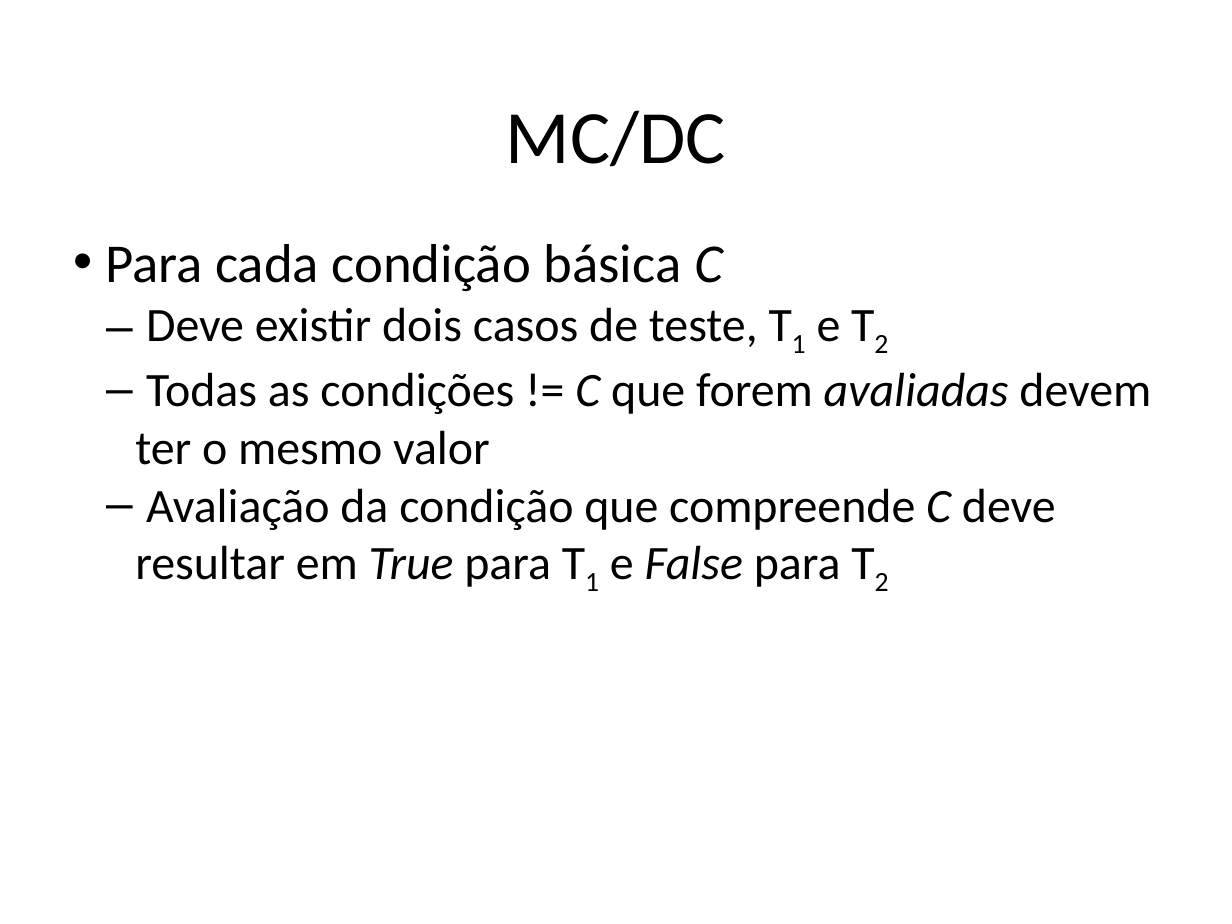
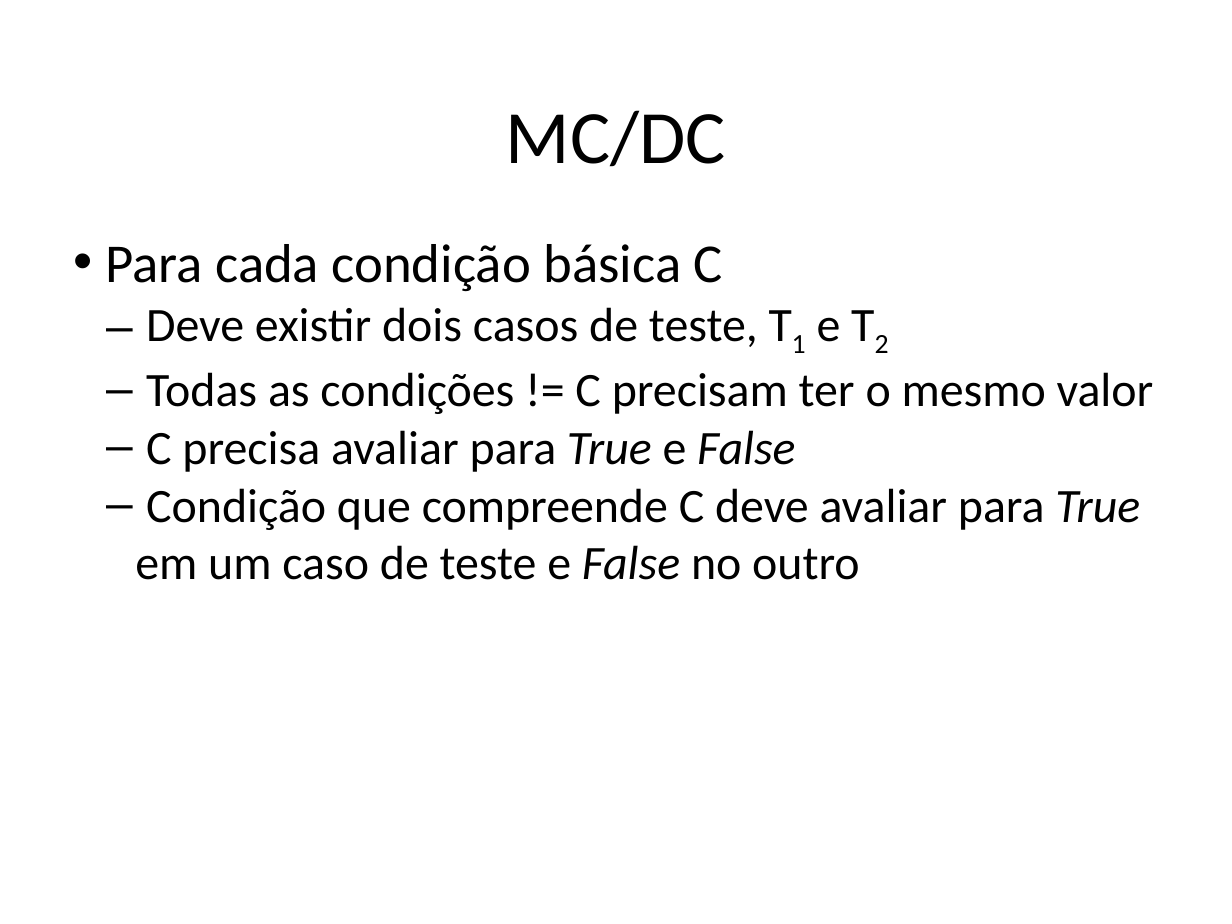
Before and after one commit to STAR-RG/testing-cin, a slide deck: slide 104 of slides.pptx (slide 102 before the commit). Drawn at 1232x924 pixels with LibreOffice and Linux fonts; fonts in the diff are those of the drawing. Boxes give left, top, right and bottom in pixels: in the first picture for what was removed or moved away, otherwise in the second. Text is boxed around its words. In the diff, an @@ line names an element or a change of style, - is before the commit and + after.

```diff
--- a/slides.pptx
+++ b/slides.pptx
@@ text at box(105, 244, 723, 291): italic off in "C" @@
@@ text at box(135, 372, 1154, 580): text changed @@
-  – Todas as condições != C que forem avaliadas devem ter o mesmo valor
-  – Avaliação da condição que compreende C deve resultar em True para T1 e False para T2
+  – Todas as condições != C precisam ter o mesmo valor
+  – C precisa avaliar para True e False
+  – Condição que compreende C deve avaliar para True em um caso de teste e False no outro
```
Also in this commit, not shown: 15 other slides changed, 3 slides added, 1 slide removed.
